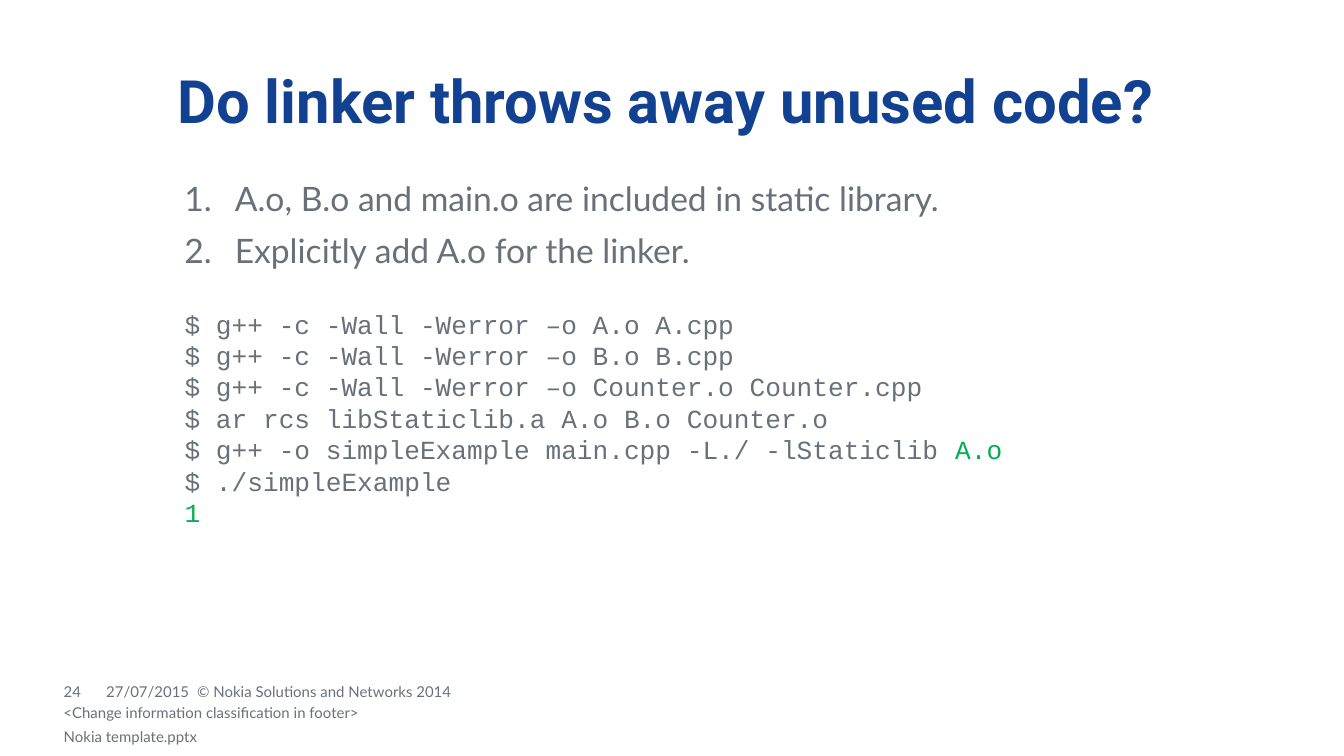
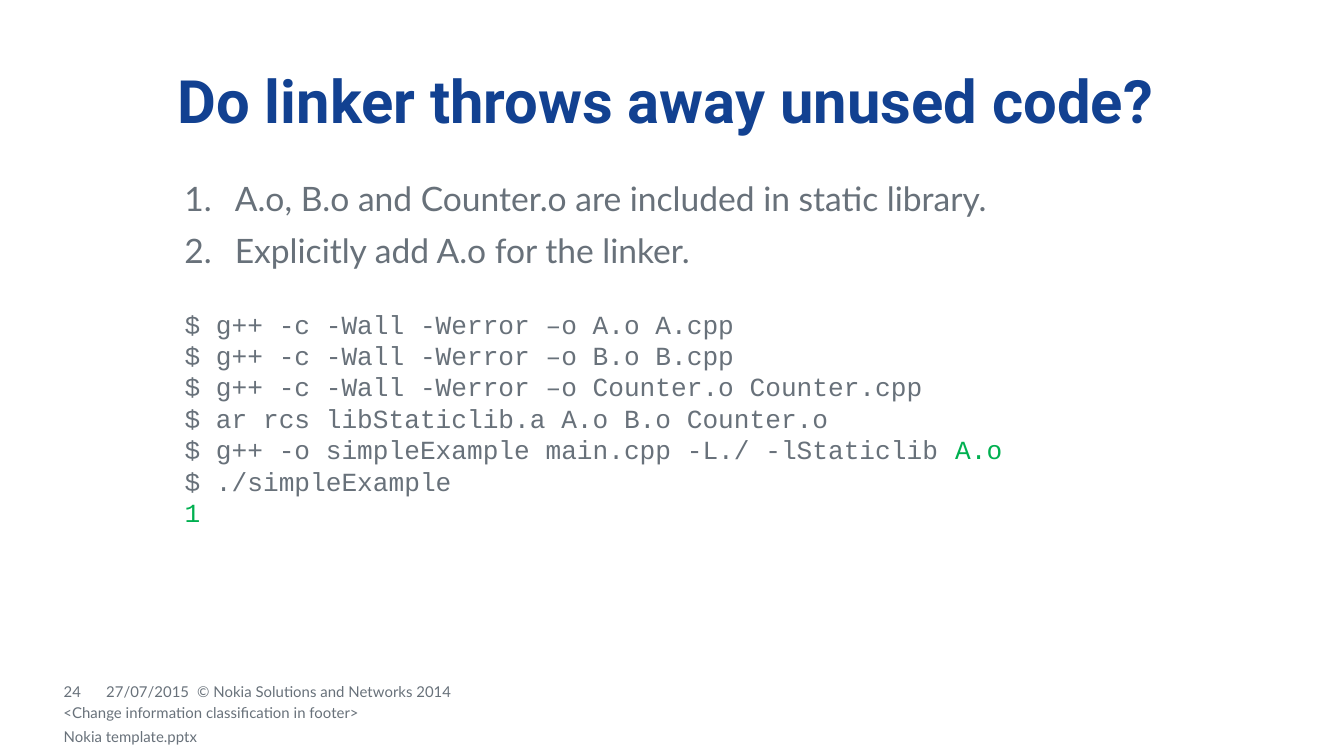
Before and after one commit to dendibakh/Linker, a slide deck: slide 24 of Diving into C++ linker.pptx. Drawn at 1344x756 pixels with LibreOffice and Linux fonts; fonts in the diff are those of the drawing; background and template pictures are left out. Boxes give left, top, right and bottom in pixels: in the first picture for what was removed or moved away, otherwise in the second. Text is boxed around its words. In the diff, an @@ line names an element or a change of style, - is before the commit and + after.

```diff
--- a/Diving into C++ linker.pptx
+++ b/Diving into C++ linker.pptx
@@ text at (x1=235, y1=186, x2=987, y2=217): text changed @@
-  1. A.o, B.o and main.o are included in static library.
+  1. A.o, B.o and Counter.o are included in static library.
```
Also in this commit, not shown: 2 other slides changed, 1 slide added, 1 other file.
